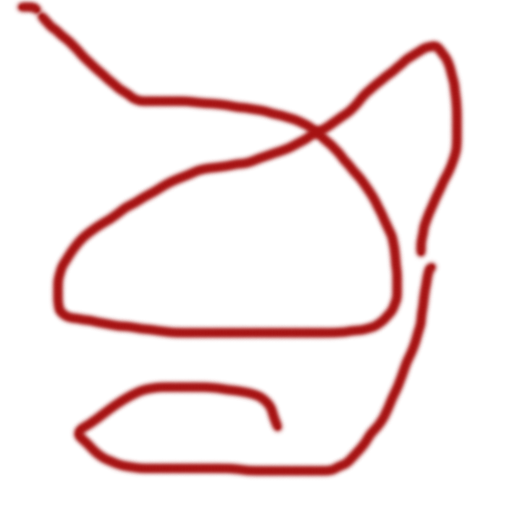
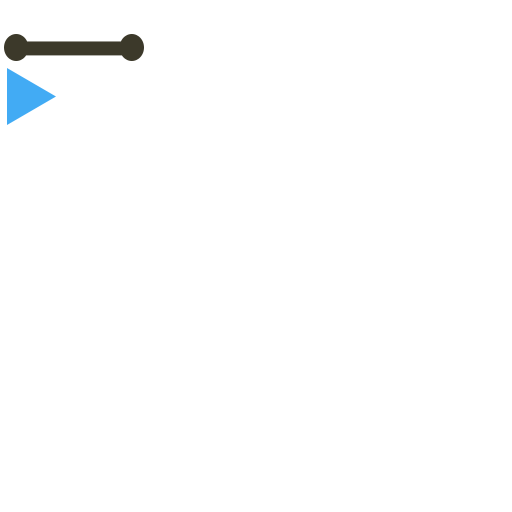
Layered file, before and after one edit (w=512, h=512). Changes by layer:
added layer "Shape 1" above "Ellipse 1 copy" over left=7, top=68, right=56, bottom=125
added layer "Ellipse 1 copy" above "test" over left=4, top=34, right=144, bottom=61
hid "test" over left=12, top=0, right=466, bottom=480
